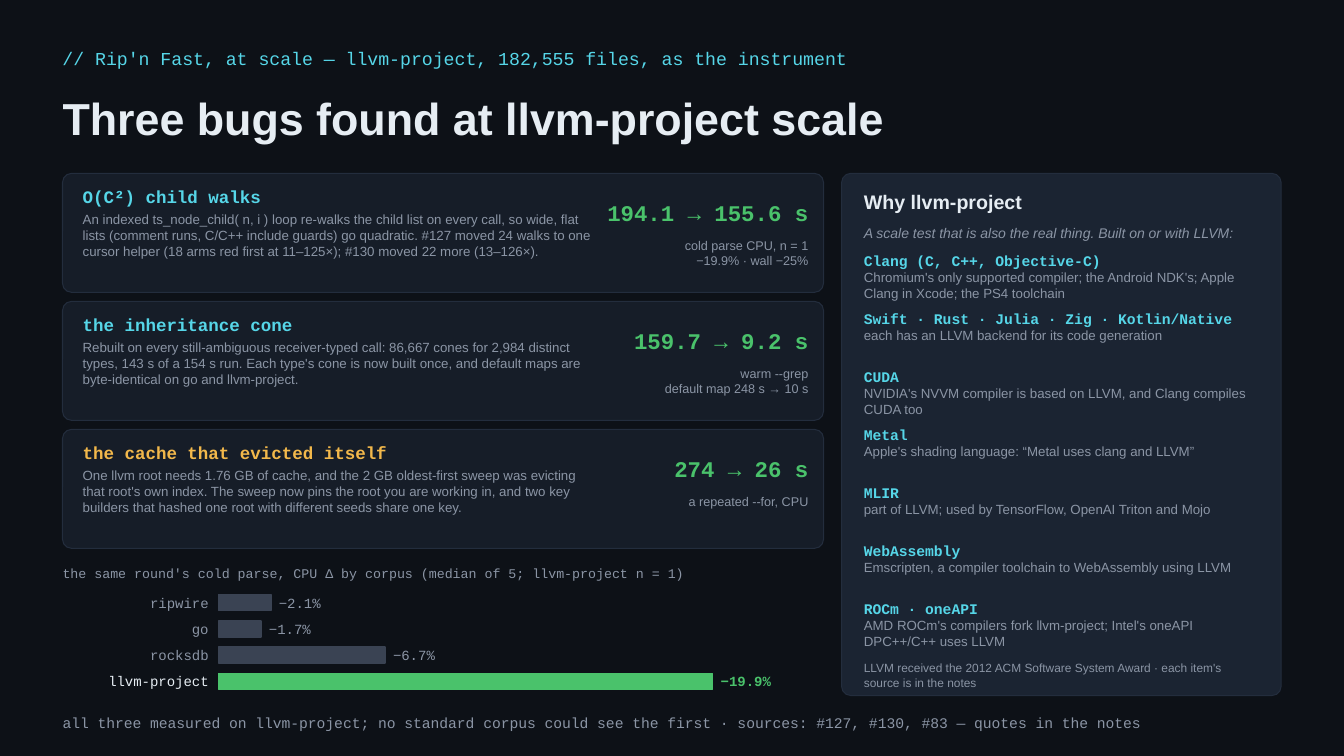
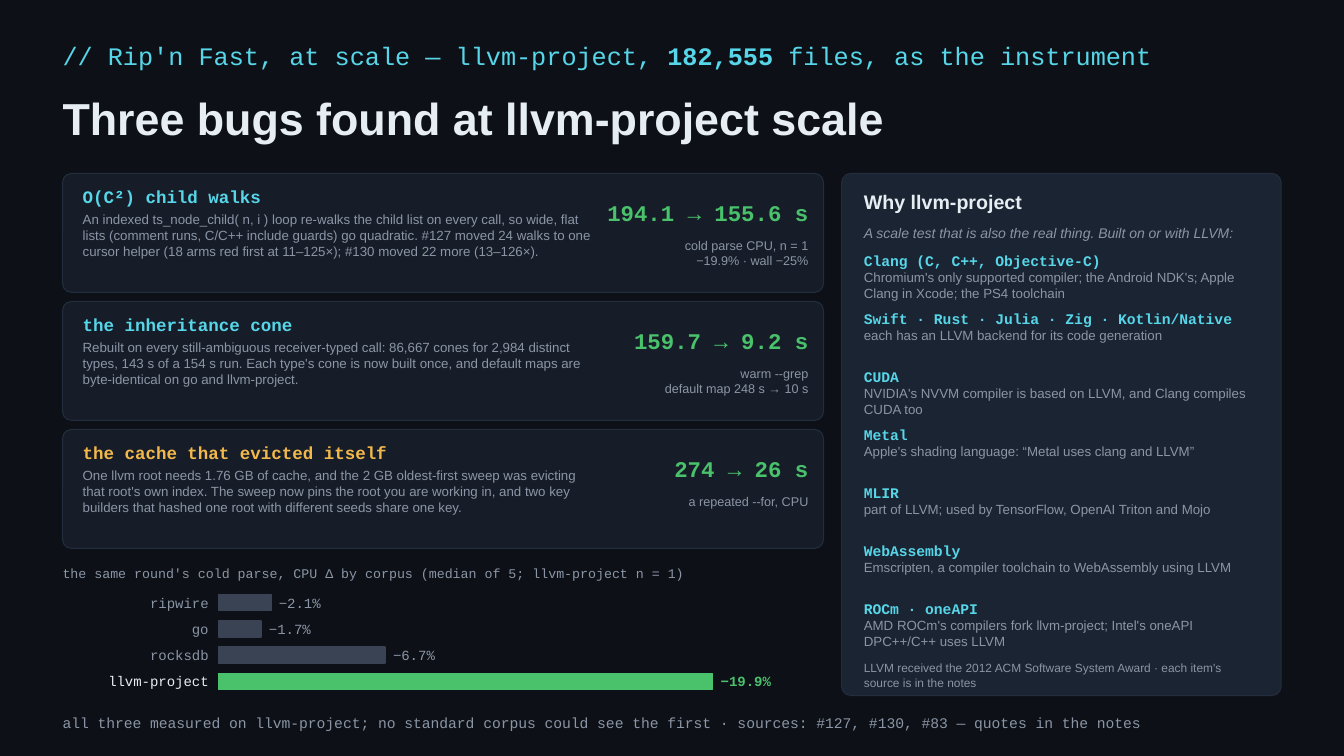
Before and after one commit to andriytyurnikov/ripwire, a slide deck: slide 10 of present/ripwire-showcase.pptx. Drawn at 1344x756 pixels with LibreOffice and Linux fonts; fonts in the diff are those of the drawing. Boxes give left, top, right and bottom in pixels: in the first picture for what was removed or moved away, otherwise in the second. Text is boxed around its words. In the diff, an @@ line names an element or a change of style, - is before the commit and + after.

```diff
--- a/present/ripwire-showcase.pptx
+++ b/present/ripwire-showcase.pptx
@@ text "// Rip'n Fast, at scale ...": place and size @@
-text "// Rip'n Fast, at scale ..." at <box>95,53,847,69</box>
+text "// Rip'n Fast, at scale ..." at <box>108,47,1151,71</box>
@@ text "// Rip'n Fast, at scale ..." at <box>108,47,1151,71</box>: size 13 to 18 pt; bold on in "182,555" @@
```
Also in this commit, not shown: 2 other files.
